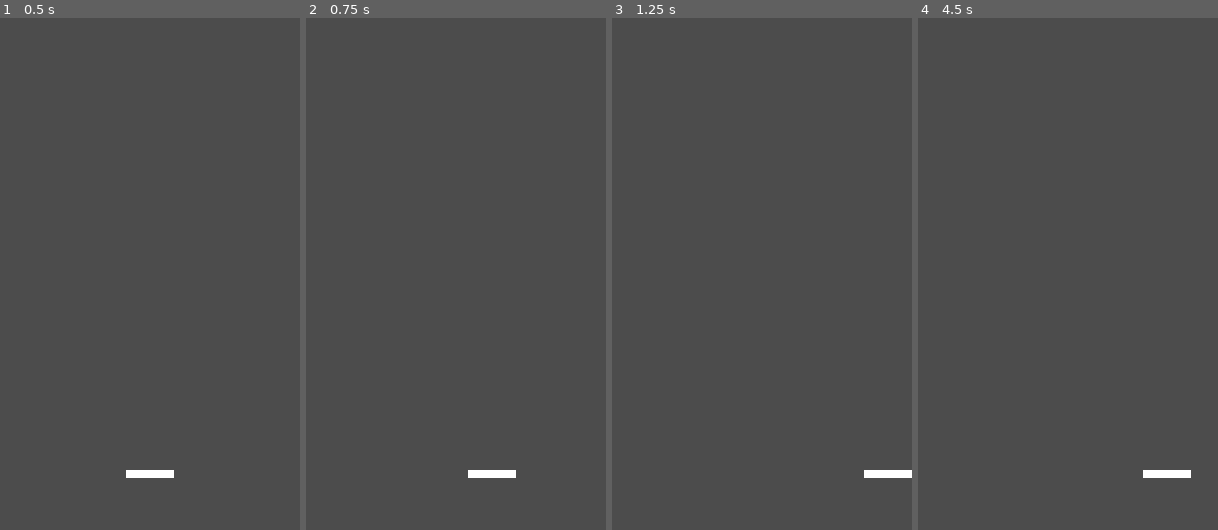
Above: before the commit, frames 1-4 (left to right).
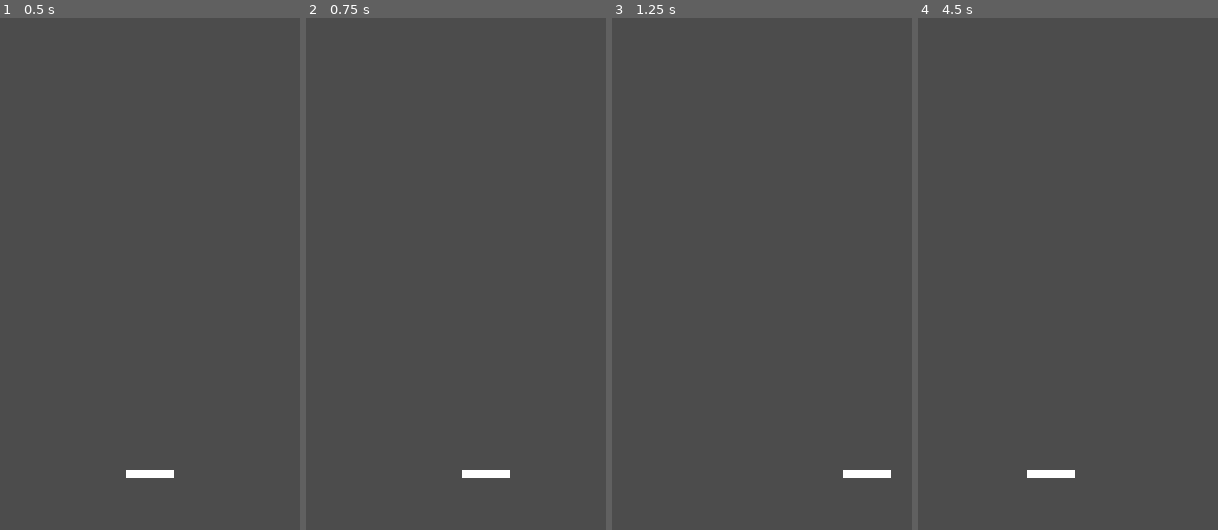
Above: after the commit, the same moments.

Repository: 0x3fc/pong
Game: Godot game, scene res://scenes/Game.tscn
Same seed, same stepped clock (60 frames per second), same inputs: the game is played once before the commit and once after it.
Inputs:
- Up to frame 1 (0.5 s): no input
- Up to frame 2 (0.75 s): tap Enter at 0.5 s; hold Right (ui_right) from 0.53 s (still down)
- Up to frame 3 (1.25 s): keep holding Right (ui_right)
- Up to frame 4 (4.5 s): tap Space at 1.25, 2.75, 4.25 s; release Right (ui_right) at 1.28 s; hold Left (ui_left) 1.28-2.03 s; tap Enter at 2, 3.5 s; hold Right (ui_right) 2.03-3.53 s; hold Left (ui_left) from 3.53 s (still down)

Frame 1 is identical in both runs. In frame 2, less than 0.1% of the frame differs, in the area x 52-70%, y 88-90%; in frame 3, 0.2%; in frame 4, 0.5%, in the area x 36-91%, y 88-90%.

Commit message:
Restrict player movement

Diff:
--- a/scenes/Game.tscn
+++ b/scenes/Game.tscn
@@ -1,10 +1,17 @@
-[gd_scene load_steps=3 format=2]
+[gd_scene load_steps=4 format=2]
 
 [ext_resource path="res://scripts/Game.gd" type="Script" id=1]
 [ext_resource path="res://scenes/Pad.tscn" type="PackedScene" id=2]
+[ext_resource path="res://scenes/Wall.tscn" type="PackedScene" id=3]
 
 [node name="Game" type="Node2D"]
 script = ExtResource( 1 )
 
 [node name="Player" parent="." instance=ExtResource( 2 )]
 position = Vector2( 150, 456 )
+
+[node name="Wall" parent="." instance=ExtResource( 3 )]
+position = Vector2( -10, 256 )
+
+[node name="Wall2" parent="." instance=ExtResource( 3 )]
+position = Vector2( 310, 260 )
--- a/scenes/Pad.tscn
+++ b/scenes/Pad.tscn
@@ -1,10 +1,16 @@
-[gd_scene load_steps=3 format=2]
+[gd_scene load_steps=4 format=2]
 
 [ext_resource path="res://scripts/Pad.gd" type="Script" id=1]
 [ext_resource path="res://assets/Pad.png" type="Texture" id=2]
 
-[node name="Pad" type="Node2D"]
+[sub_resource type="RectangleShape2D" id=1]
+extents = Vector2( 24, 4 )
+
+[node name="Pad" type="KinematicBody2D"]
 script = ExtResource( 1 )
+
+[node name="CollisionShape2D" type="CollisionShape2D" parent="."]
+shape = SubResource( 1 )
 
 [node name="Sprite" type="Sprite" parent="."]
 scale = Vector2( 3, 1 )
--- /dev/null
+++ b/scenes/Wall.tscn
@@ -0,0 +1,9 @@
+[gd_scene load_steps=2 format=2]
+
+[sub_resource type="RectangleShape2D" id=1]
+extents = Vector2( 10, 326.63 )
+
+[node name="Wall" type="StaticBody2D"]
+
+[node name="CollisionShape2D" type="CollisionShape2D" parent="."]
+shape = SubResource( 1 )
--- a/scripts/Game.gd
+++ b/scripts/Game.gd
@@ -2,9 +2,9 @@
 
 onready var player = $Player
 
-func _physics_process(_delta):
-	handle_player_movement()
+func _physics_process(delta):
+	handle_player_movement(delta)
 
-func handle_player_movement():
+func handle_player_movement(delta):
 	var horizontal = Input.get_action_strength("ui_right") - Input.get_action_strength("ui_left")
-	player.move(horizontal)
+	player.move(horizontal * delta)
--- a/scripts/Pad.gd
+++ b/scripts/Pad.gd
@@ -1,6 +1,6 @@
-extends Node2D
+extends KinematicBody2D
 
-var speed = 3
+var speed = 150
 
 func move(horizontal):
-	position.x += horizontal * speed
+	move_and_collide(Vector2(horizontal * speed, 0))
